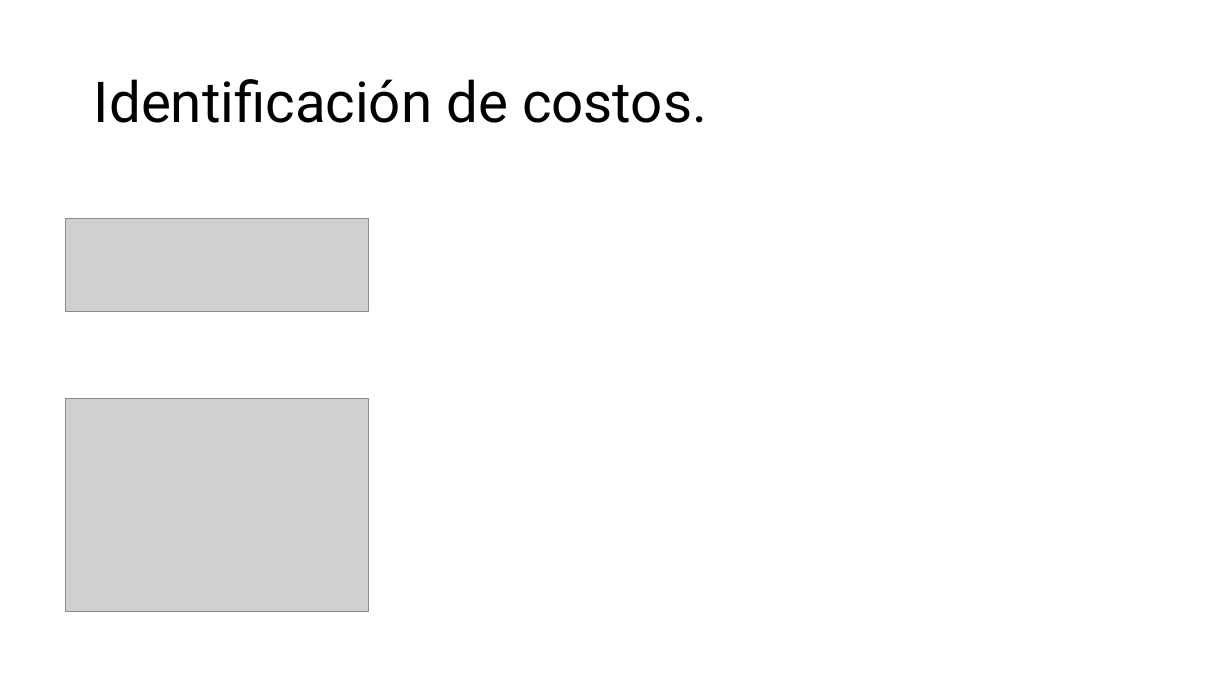
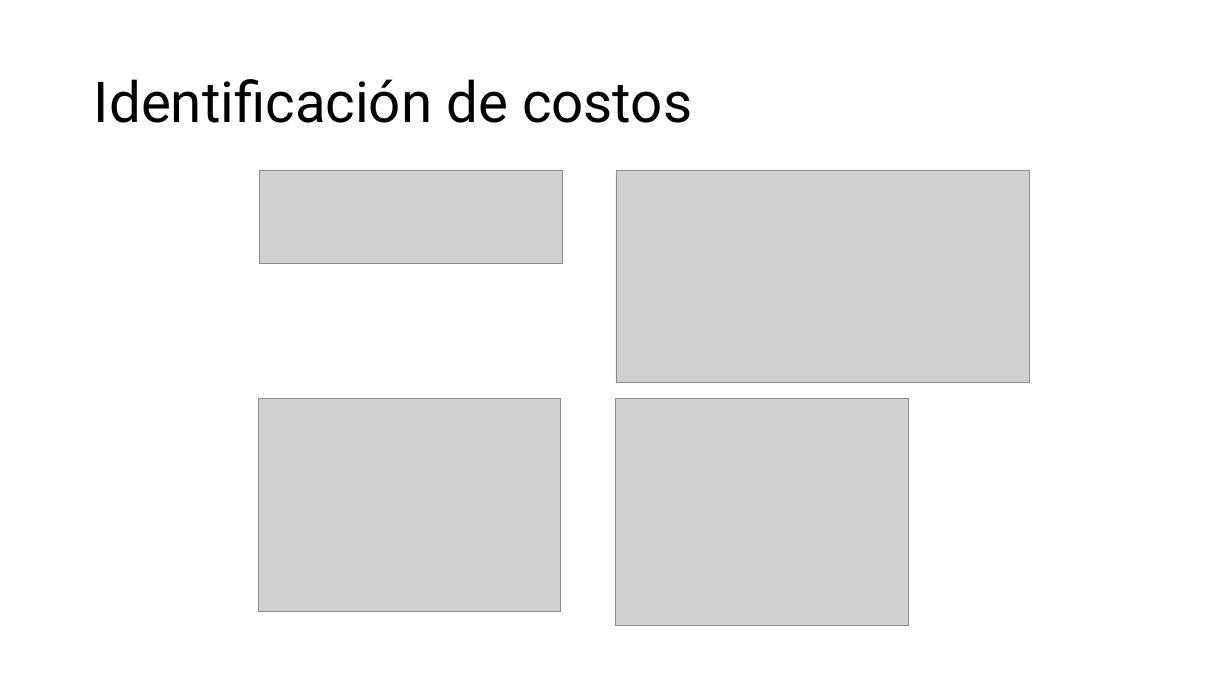
Before and after one commit to santi-padi/Proyecto-simulaci-n-Monte-Carlo, a slide deck: slide 10 of Proyectomodulo2_LopezM_PadillaA_OrozcoJ..pptx (slide 7 before the commit). Drawn at 1232x693 pixels with LibreOffice and Linux fonts; fonts in the diff are those of the drawing; grey boxes stand for pictures. Boxes give left, top, right and bottom in pixels: in the first picture for what was removed or moved away, otherwise in the second. Text is boxed around its words. In the diff, an @@ line names an element or a change of style, - is before the commit and + after.

```diff
--- a/Proyectomodulo2_LopezM_PadillaA_OrozcoJ..pptx
+++ b/Proyectomodulo2_LopezM_PadillaA_OrozcoJ..pptx
@@ title at [94, 79, 692, 123]: text changed @@
-Identificación de costos.
+Identificación de costos
@@ picture: place and size @@
-picture at [66, 218, 369, 311]
+picture at [260, 171, 563, 264]
@@ picture added at [616, 171, 1031, 383] @@
@@ picture: place and size @@
-picture at [66, 399, 369, 612]
+picture at [258, 399, 561, 612]
@@ picture added at [616, 399, 909, 626] @@
```
Also in this commit, not shown: 2 other slides changed, 8 slides added, 1 slide removed.
